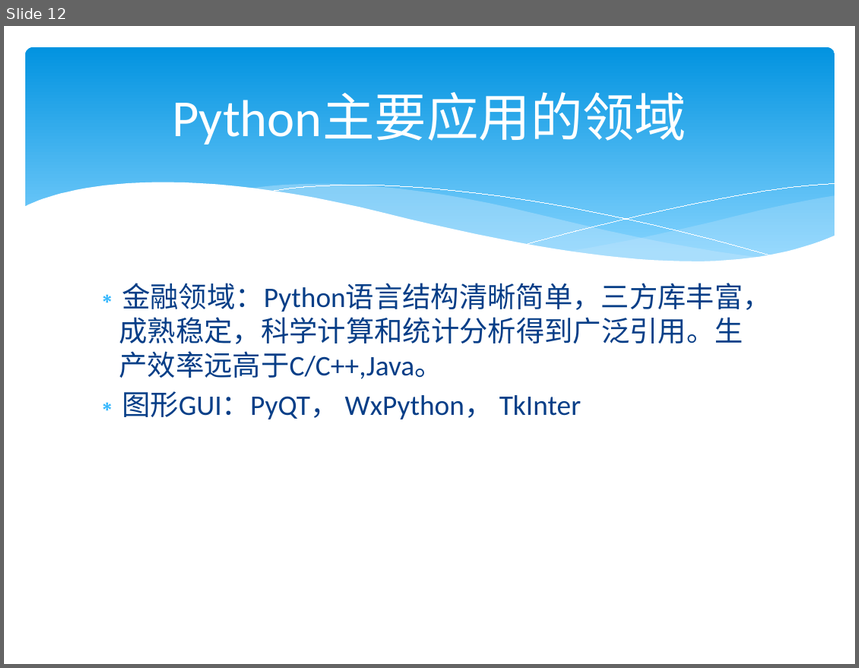
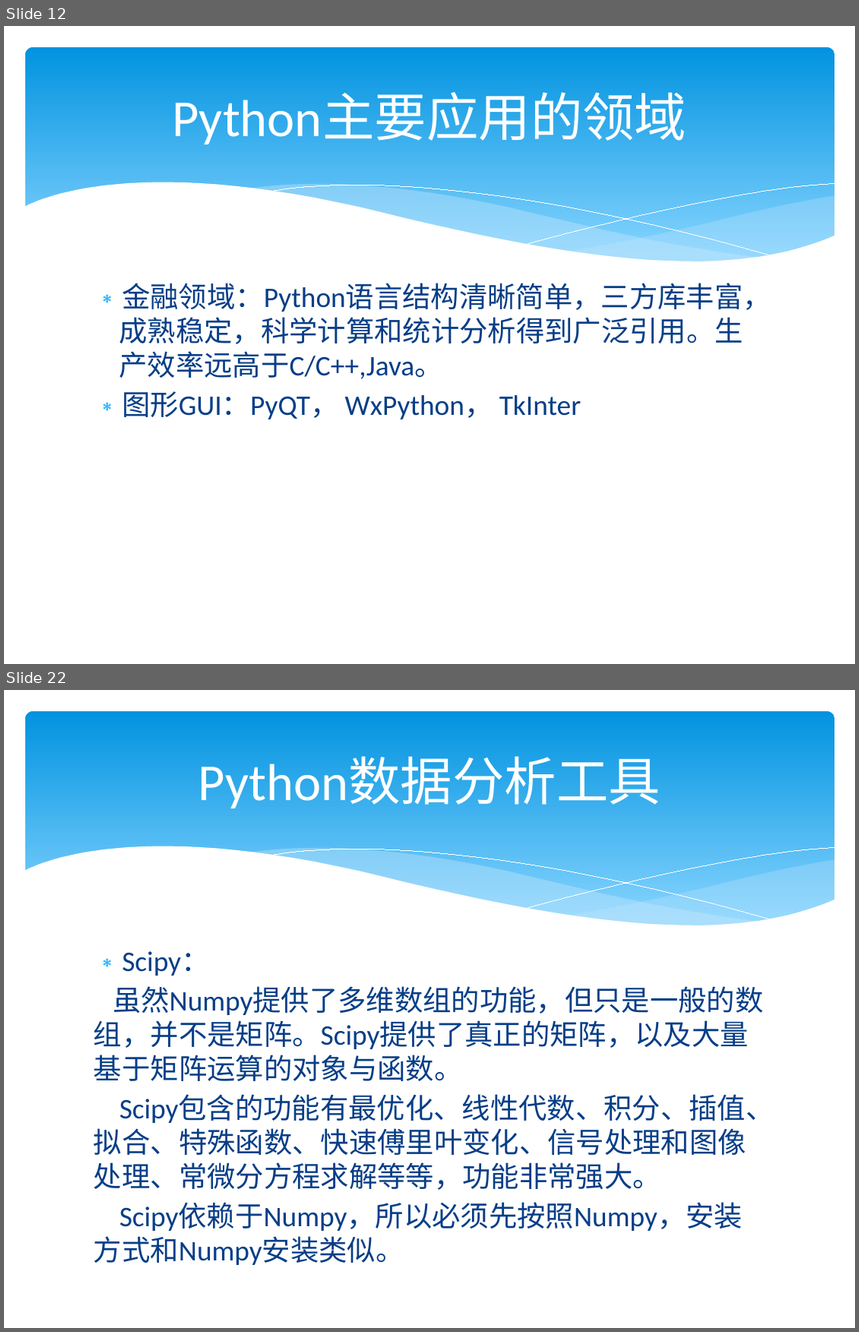
Before and after one commit to lysgwl/test4, a slide deck: python3/Python培训.pptx. Shown one above the other, each under a label of ours: slide 12 before the commit, slides 12 and 22 after it; the slides between them are not shown. The pictures are 859x668 and 859x1332 pixels, drawn with LibreOffice and Linux fonts; fonts in the diff are those of the drawing. Boxes give left, top, right and bottom in pixels: in the first picture for what was removed or moved away, otherwise in the second. Text is boxed around its words. In the diff, an @@ line names an element or a change of style, - is before the commit and + after.

```diff
--- a/python3/Python培训.pptx
+++ b/python3/Python培训.pptx
@@ slide 22 added at box(4, 690, 855, 1328), background #FFFFFF; not listed: 6 template elements that a slide beside it also shows @@
@@ title added at box(198, 757, 661, 809), 44 pt, text #FFFFFF @@
+Python数据分析工具
@@ text added at box(94, 951, 775, 1265), 24 pt, text #073E87 @@
+∗ Scipy：
+虽然Numpy提供了多维数组的功能，但只是一般的数组，并不是矩阵。Scipy提供了真正的矩阵，以及大量基于矩阵运算的对象与函数。
+Scipy包含的功能有最优化、线性代数、积分、插值、拟合、特殊函数、快速傅里叶变化、信号处理和图像处理、常微分方程求解等等，功能非常强大。
+Scipy依赖于Numpy，所以必须先按照Numpy，安装方式和Numpy安装类似。
```
Also in this commit, not shown: 11 other slides added, 1 other file.
